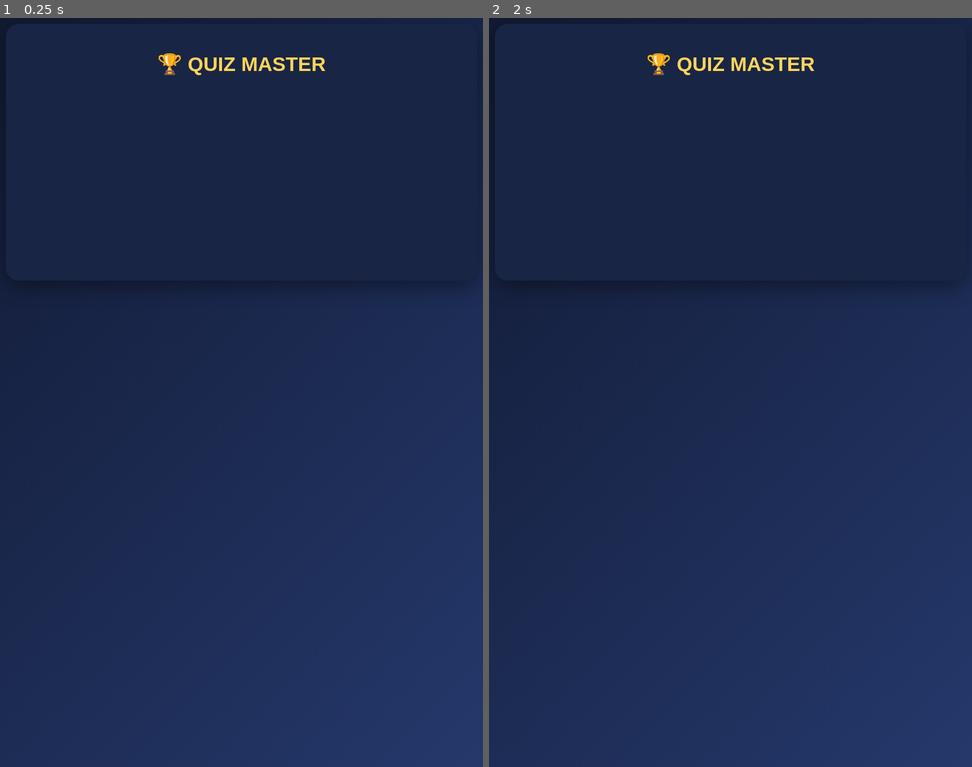
Above: before the commit, frames 1-2 (left to right).
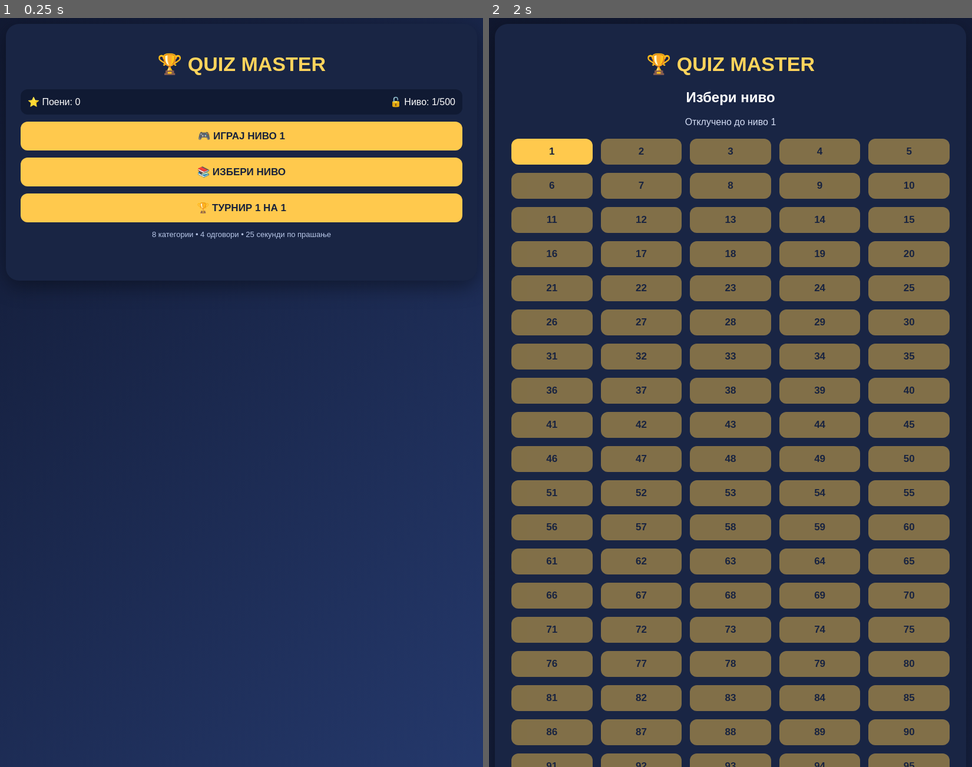
Above: after the commit, the same moments.

Repository: sergejblazeski900-source/my-quiz-game.
Game: browser game, page index.html
Two runs of this game, one before a commit and one after it. Both use one fixed random seed, a clock stepped at 60 frames per second and the inputs below.
Inputs (mouse positions are in pixels of both pictures, inside the frame that each line leads up to):
- Up to frame 1 (0.25 s): no input
- Up to frame 2 (2 s): click (730, 205) at 1.27 s, where only the run after the commit has a clickable "🏆 ТУРНИР 1 НА 1"; click (730, 175) at 1.87 s, where only the run after the commit has a clickable "📚 ИЗБЕРИ НИВО"

The runs differ from the first frame. In frame 1, 11% of the frame differs, in the area x 4-96%, y 10-30%; in frame 2, 59%, in the area x 0-100%, y 9-100%.
Error in both runs: ReferenceError: showTournamentSetup is not defined

Commit message:
Update index.html

Diff:
--- a/index.html
+++ b/index.html
@@ -183,7 +183,7 @@
 window.startLevel = startLevel;
 window.showLevels = showLevels;
 window.showHome = showHome;
-window.showTournamentSetup = showTournamentSetup;
+
 
 showHome();
 </script>
